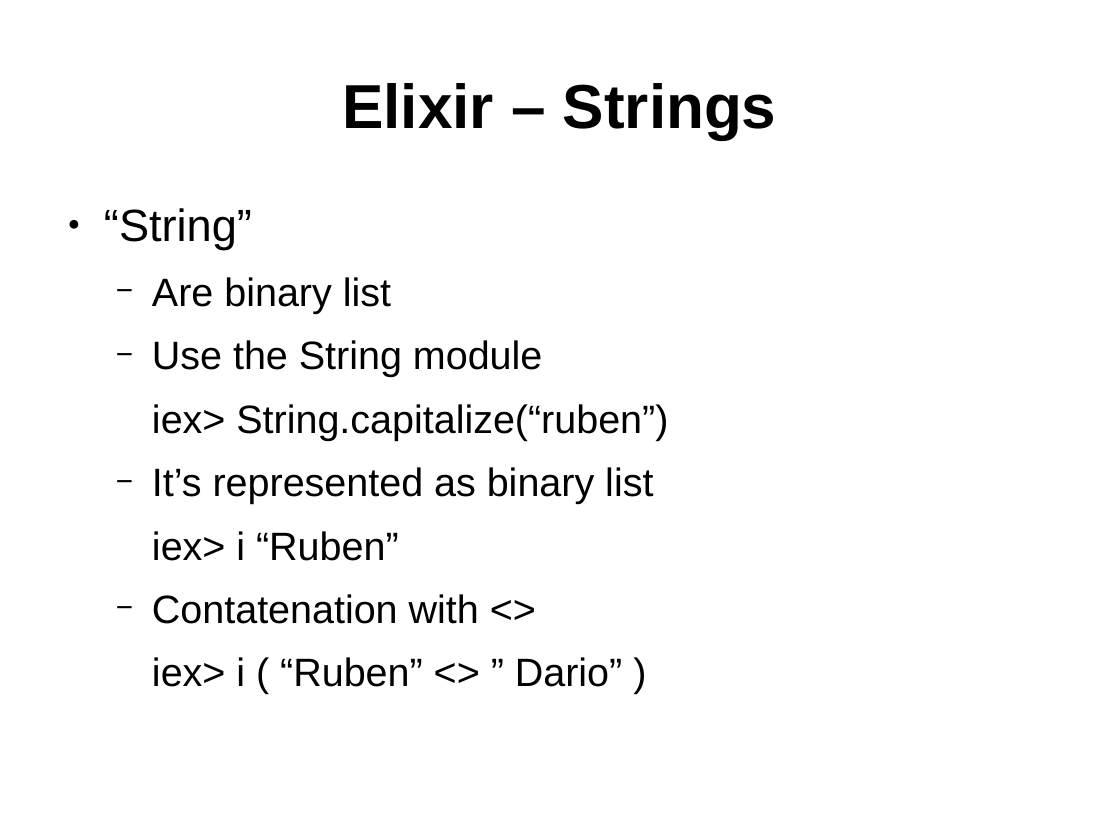
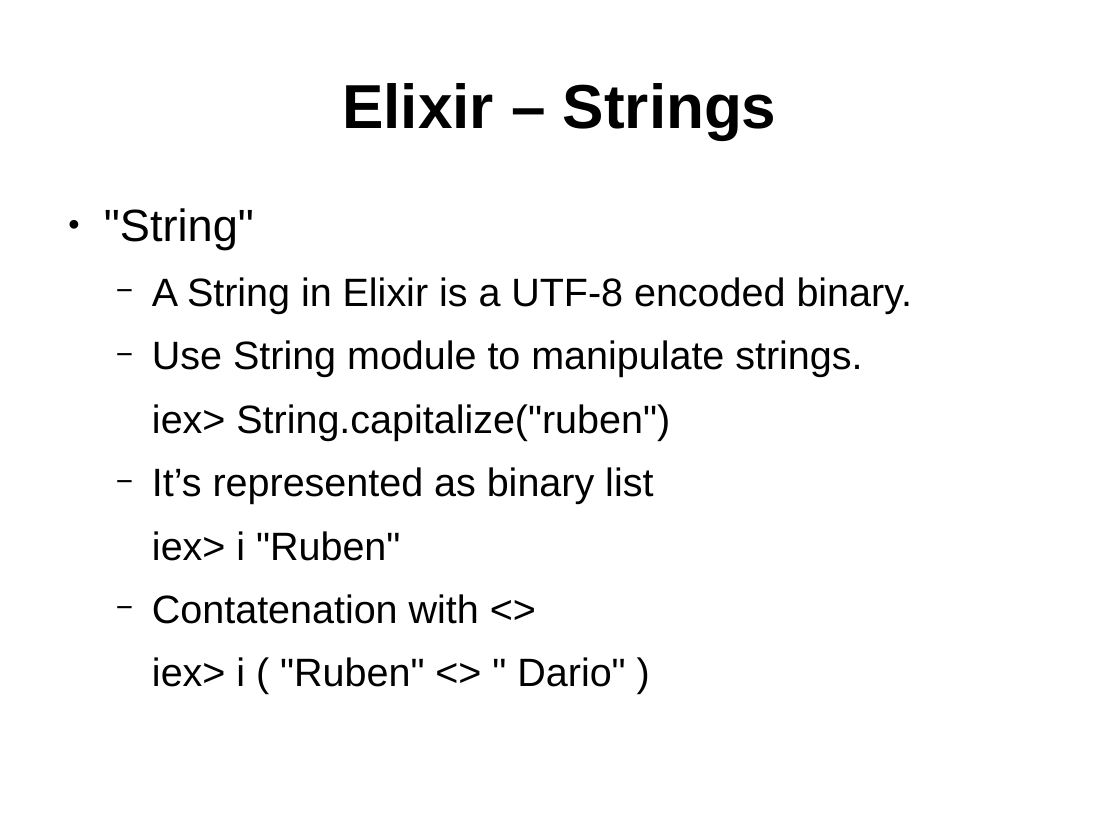
Before and after one commit to ramortegui/talks, a slide deck: slide 18 of elixir-basics.odp (slide 17 before the commit). Drawn at 1120x840 pixels with LibreOffice and Linux fonts; fonts in the diff are those of the drawing. Boxes give left, top, right and bottom in pixels: in the first picture for what was removed or moved away, otherwise in the second. Text is boxed around its words. In the diff, an @@ line names an element or a change of style, - is before the commit and + after.

```diff
--- a/elixir-basics.odp
+++ b/elixir-basics.odp
@@ text at (104, 208, 913, 440): text changed @@
-● “String”
-  − Are binary list
-  − Use the String module
-  iex> String.capitalize(“ruben”)
+● "String"
+  − A String in Elixir is a UTF-8 encoded binary.
+  − Use String module to manipulate strings.
+  iex> String.capitalize("ruben")
@@ text at (152, 531, 400, 561): text changed @@
-  iex> i “Ruben”
+  iex> i "Ruben"
@@ text at (152, 657, 625, 687): text changed @@
-  iex> i ( “Ruben” <> ” Dario” )
+  iex> i ( "Ruben" <> " Dario" )
```
Also in this commit, not shown: 7 other slides changed, 1 slide added.
